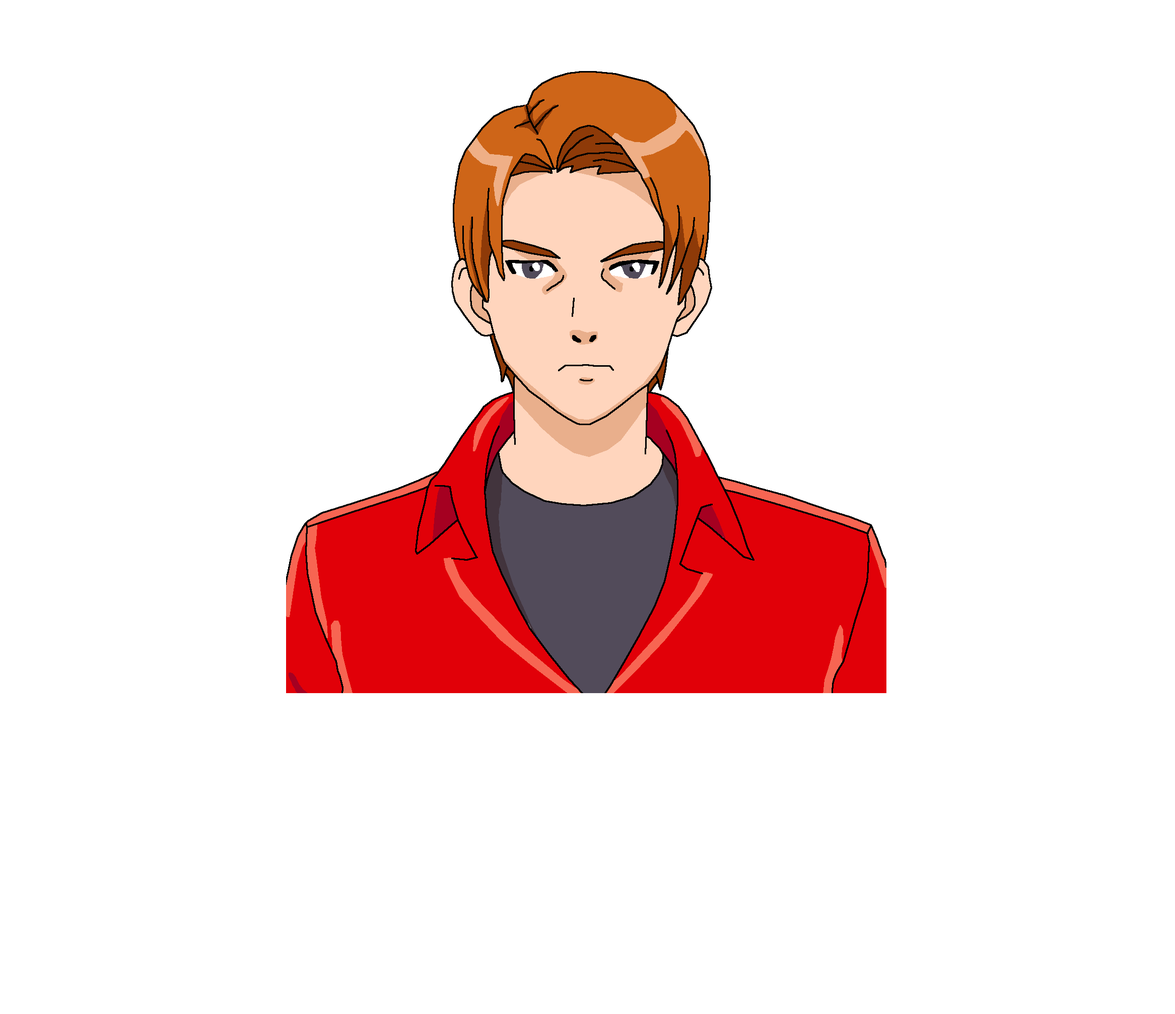
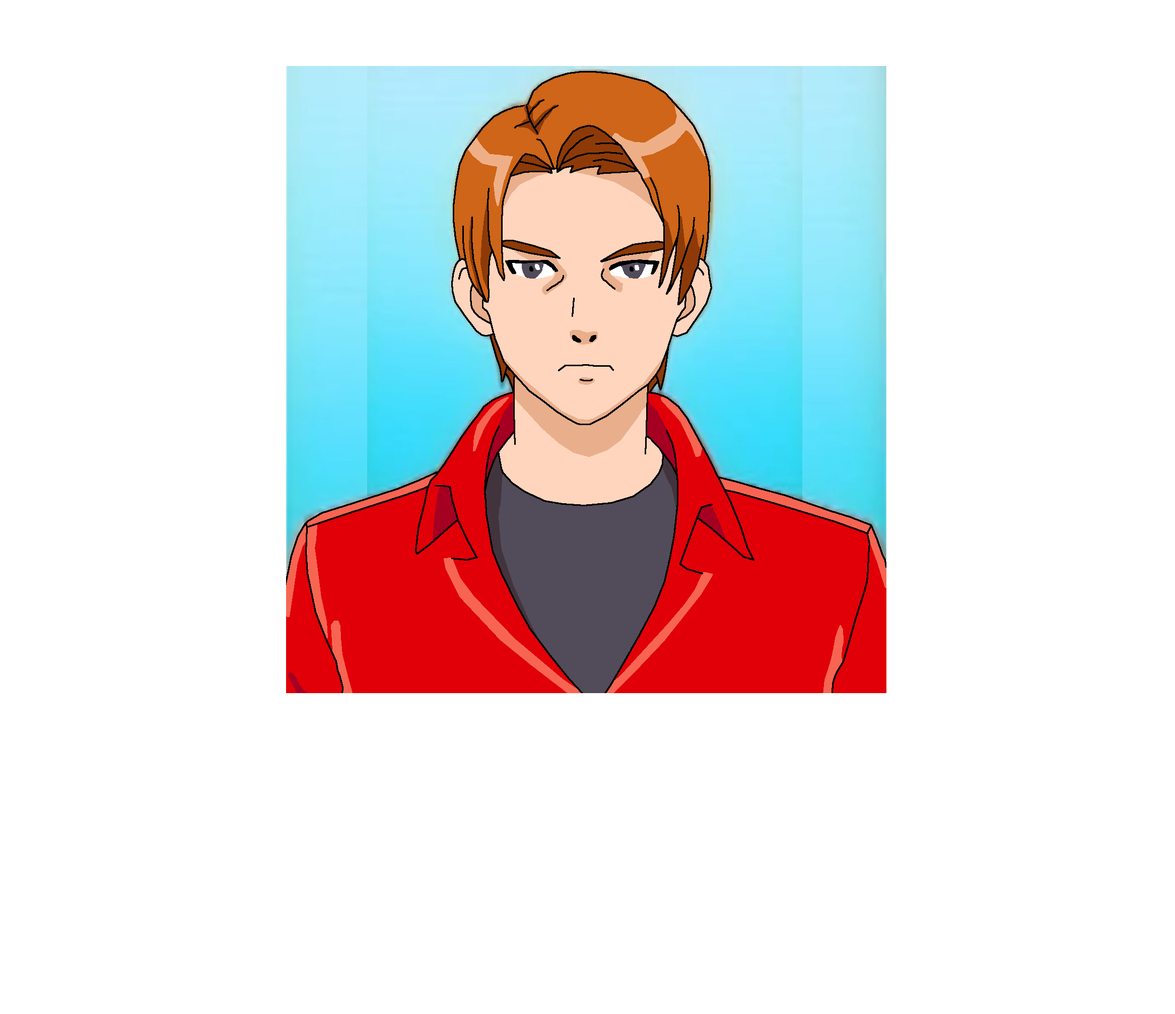
Layer changes from the first 1175px x 1014px image to the second:
painted on "Layer #1" over bbox(532, 262, 641, 272)
showed "Pasted Layer #2" over bbox(286, 65, 887, 629)
